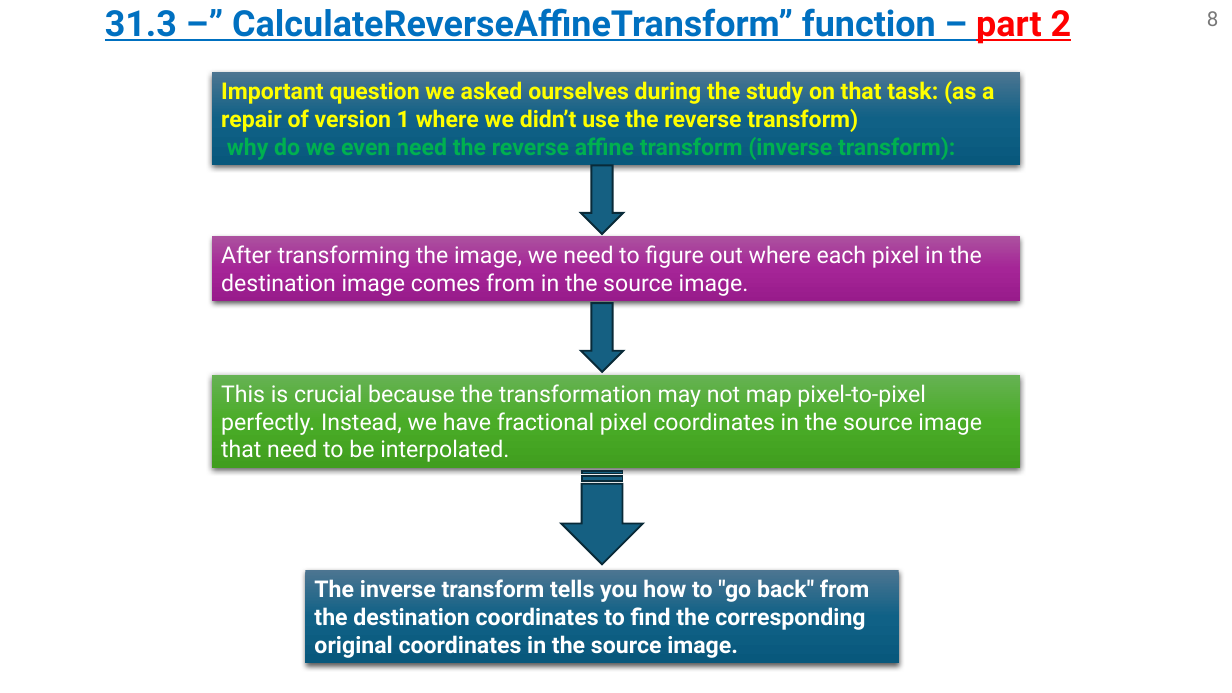
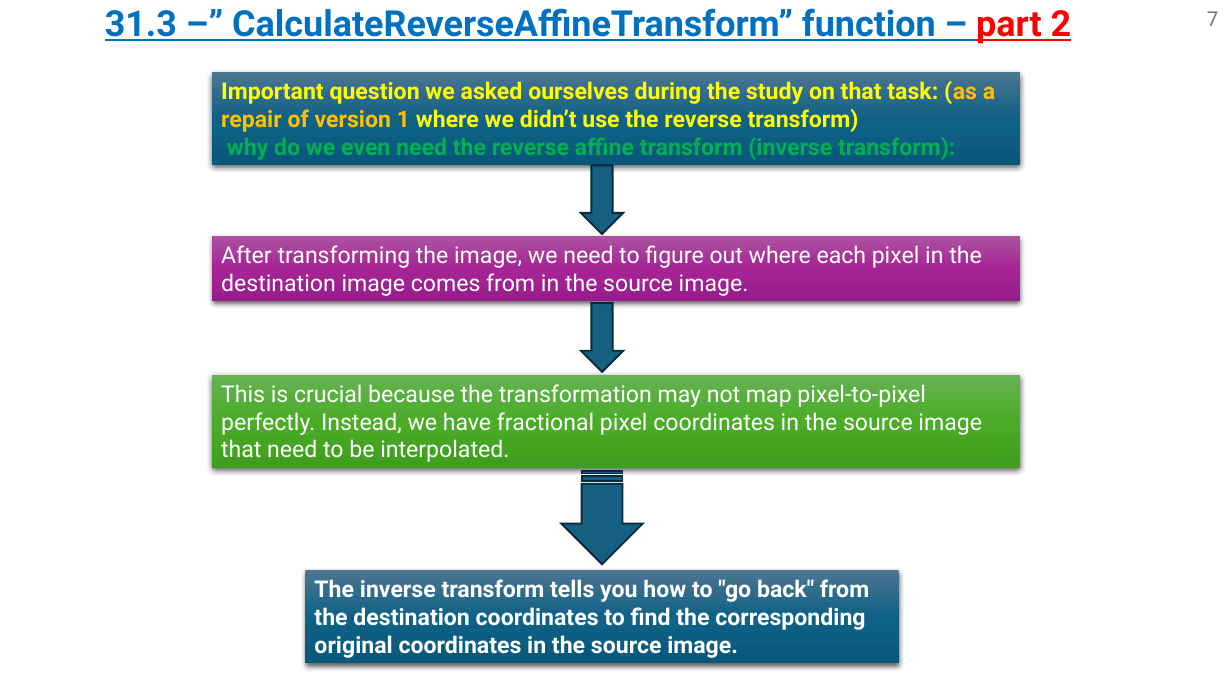
Before and after one commit to omripony/image-processing, a slide deck: slide 7 of labs/lab31-waiting for grade/version 2/1950-2210-7939-ImPr31-2.pptx (slide 8 before the commit). Drawn at 1232x693 pixels with LibreOffice and Linux fonts; fonts in the diff are those of the drawing. Boxes give left, top, right and bottom in pixels: in the first picture for what was removed or moved away, otherwise in the second. Text is boxed around its words. In the diff, an @@ line names an element or a change of style, - is before the commit and + after.

```diff
--- a/labs/lab31-waiting for grade/version 2/1950-2210-7939-ImPr31-2.pptx
+++ b/labs/lab31-waiting for grade/version 2/1950-2210-7939-ImPr31-2.pptx
@@ page number at box(1207, 11, 1219, 26): text changed @@
-8
+7
@@ text in rectangle at box(221, 81, 995, 132): text colour #FFFF00 to #FFC000 in "(as a repair of version 1" @@
```
Also in this commit, not shown: 13 other slides changed, 2 slides added, 3 slides removed.
